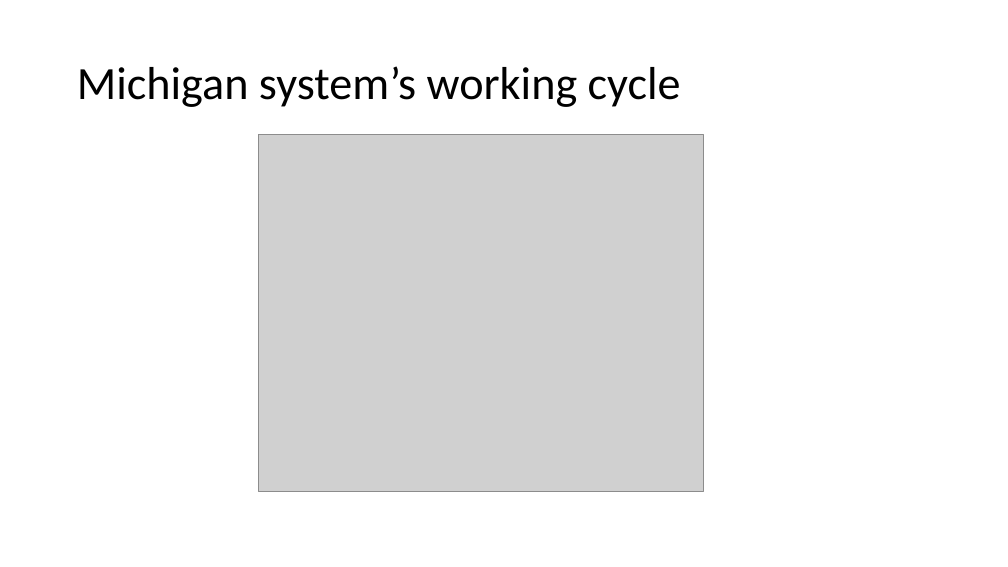
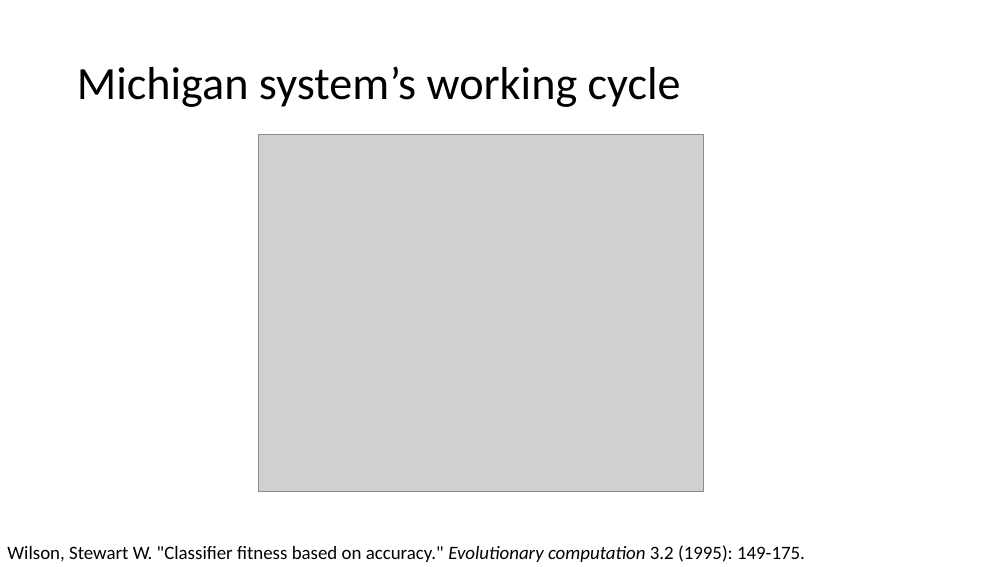
Before and after one commit to CrisWere/ML-tutorial, a slide deck: slide 18 of slides/ML-4.pptx. Drawn at 1008x567 pixels with LibreOffice and Linux fonts; fonts in the diff are those of the drawing; grey boxes stand for pictures. Boxes give left, top, right and bottom in pixels: in the first picture for what was removed or moved away, otherwise in the second. Text is boxed around its words. In the diff, an @@ line names an element or a change of style, - is before the commit and + after.

Commit message:
Updated slides

```diff
--- a/slides/ML-4.pptx
+++ b/slides/ML-4.pptx
@@ text added at [7, 545, 805, 562], 18 pt, text #000000 @@
+Wilson, Stewart W. "Classifier fitness based on accuracy." Evolutionary computation 3.2 (1995): 149-175.
```
Also in this commit, not shown: 1 other file.
